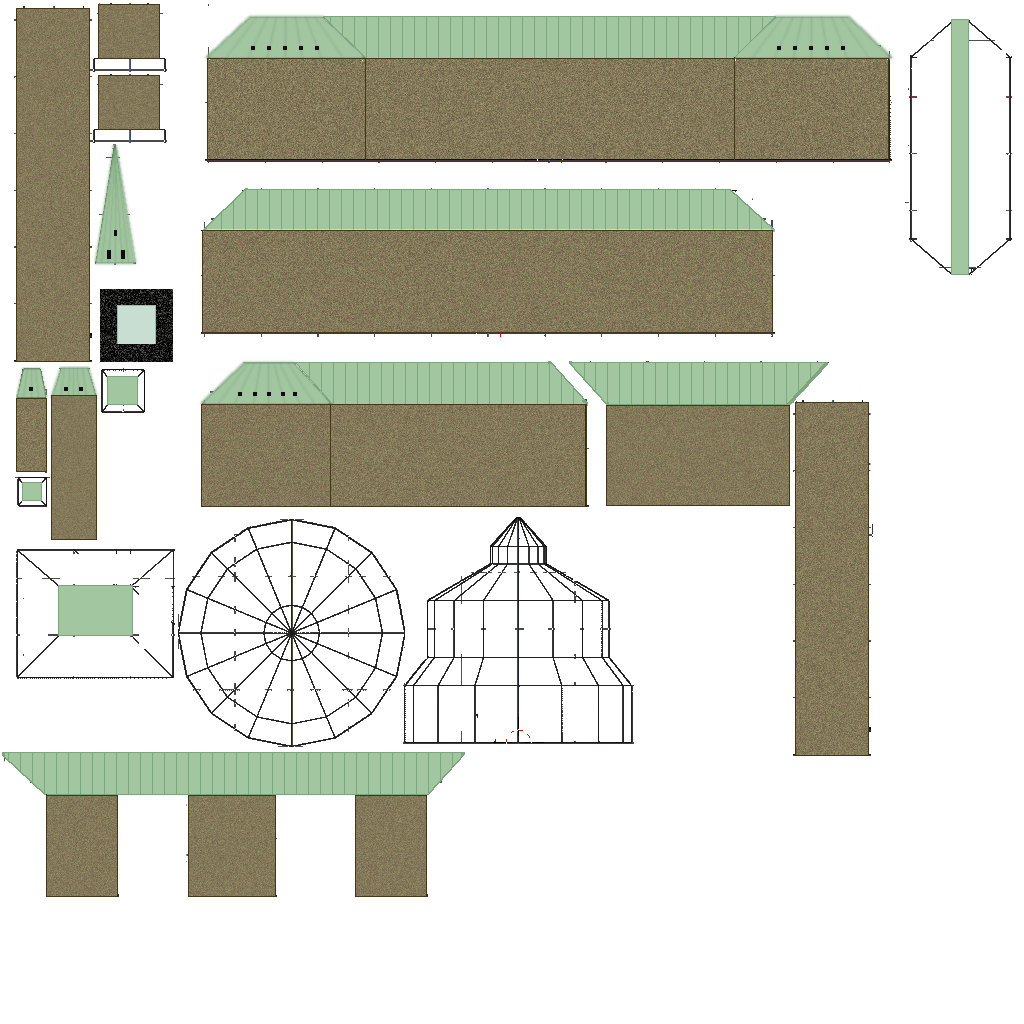
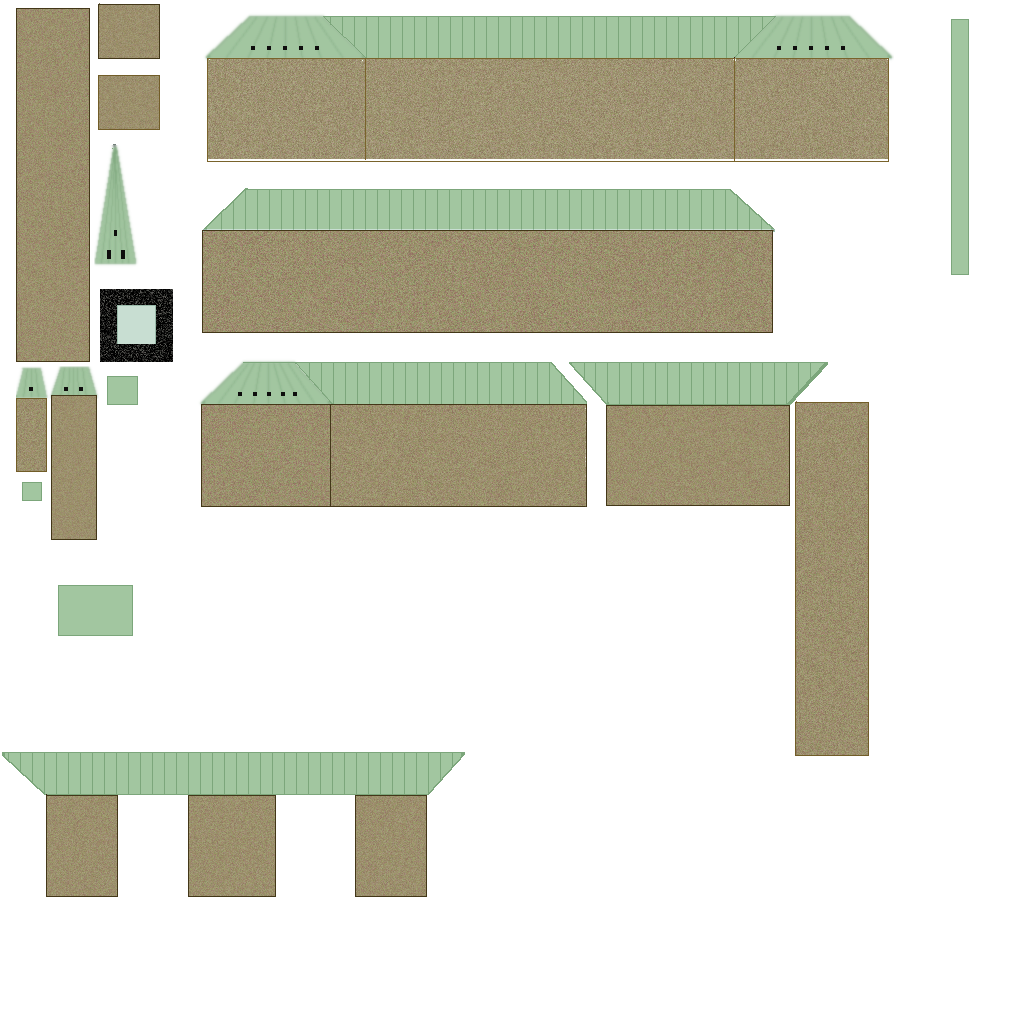
Layers edited between the first and the second 1024 × 1024 image:
painted on "Textures" over [16, 5, 890, 896]
hid "Outlines", painted on it over [4, 3, 1012, 897]
